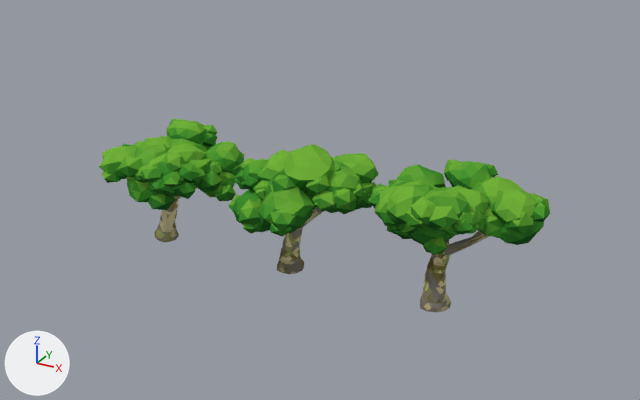
A saved change to the Blender file art/blend/plane_tree.blend.
One viewpoint serves both versions: a 50 mm lens placed at (21.2, -35.4, 21.8), pointed at (1.5, 0.5, 3.9). Lighting does not change. The marker at lower left points along +X, +Y and +Z. The older version comes first.

Names of what the first picture shows: 'plane_tree_a', 'plane_tree_b', 'plane_tree_c'.
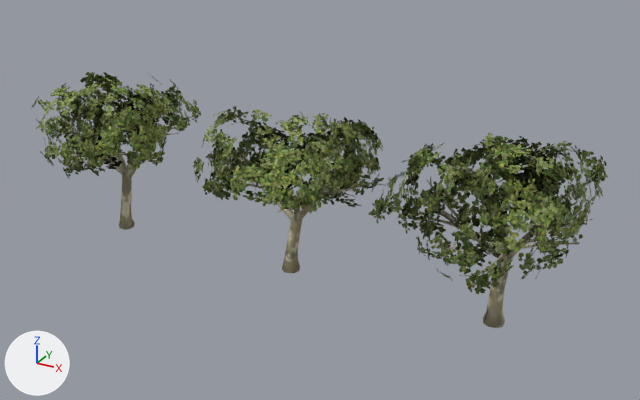
The change, as a diff of the scene's bpy script:
```diff
--- a/art/blend/plane_tree.blend.py
+++ b/art/blend/plane_tree.blend.py
@@ mat_leaves @@
+mat_leaves = bpy.data.materials.new('Leaves')
+# uses the picture img_leaves_png
@@ me_plane_tree_a @@
-me_plane_tree_a.from_pydata(...)  # 1758 vertices, 3095 faces; spans x -2.5..5.1, y -3.96..2.99, z -0.26..6.47
+me_plane_tree_a.from_pydata(...)  # 1072 vertices, 886 faces; spans x -3.73..3.31, y -3.29..4.22, z -0.24..6.67
+# me_plane_tree_a part 1: the loose piece of 176 vertices spanning x -0.82..0.89, y -0.66..0.67, z -0.26..2.66 is rebuilt with 384 vertices and now spans x -0.53..0.57, y -0.44..0.46, z -0.24..3.26
+# me_plane_tree_a part 2: 57 loose pieces with 716 vertices, spanning x -2.5..5.1, y -3.96..2.83, z 2.99..6.27, are deleted
+# me_plane_tree_a part 3: 824 vertices removed from x -1.72..4.78, y -3.67..2.99, z 2.19..6.47; 664 vertices added at x -3.73..3.31, y -3.29..4.22, z 2.72..6.67
+# me_plane_tree_a part 4: the surface is now shaded smooth
+# other edits to the shape of me_plane_tree_a do not show in these pictures
 me_plane_tree_a.materials.append(mat_palette)
@@ me_plane_tree_b @@
-me_plane_tree_b.from_pydata(...)  # 1646 vertices, 2904 faces; spans x -2.78..4.26, y -4.1..3.68, z -0.19..7.22
+me_plane_tree_b.from_pydata(...)  # 888 vertices, 748 faces; spans x -3.62..4.38, y -3.52..4.06, z -0.23..5.95
+# me_plane_tree_b part 5: the loose piece of 176 vertices spanning x -0.83..0.72, y -0.62..0.78, z -0.19..2.55 is rebuilt with 384 vertices and now spans x -0.53..0.7, y -0.45..0.52, z -0.23..3.09
+# me_plane_tree_b part 6: the loose piece of 30 vertices spanning x 0.2..2.4, y -0.33..0.86, z 2.23..4.48 is rebuilt with 40 vertices and now spans x 0.26..1.82, y -0.19..1.4, z 2.68..5.19
+# me_plane_tree_b part 7: 52 loose pieces with 686 vertices, spanning x -2.78..4.26, y -4.1..3.58, z 2.57..6.35, are deleted
+# me_plane_tree_b part 8: 712 vertices removed from x -2.59..4.09, y -3.81..3.68, z 2.13..7.22; 440 vertices added at x -3.62..4.38, y -3.52..4.06, z 2.48..5.95
+# me_plane_tree_b part 9: the surface is now shaded smooth
+# other edits to the shape of me_plane_tree_b do not show in these pictures
 me_plane_tree_b.materials.append(mat_palette)
@@ me_plane_tree_c @@
-me_plane_tree_c.from_pydata(...)  # 1728 vertices, 3055 faces; spans x -3.24..5.1, y -3.68..3.44, z -0.21..6.89
+me_plane_tree_c.from_pydata(...)  # 1072 vertices, 886 faces; spans x -4.64..3.69, y -5.12..4.9, z -0.21..6.4
+# me_plane_tree_c part 10: the loose piece of 176 vertices spanning x -0.73..0.79, y -0.63..0.86, z -0.21..3.09 is rebuilt with 384 vertices and now spans x -0.5..0.59, y -0.47..0.58, z -0.21..3.58
+# me_plane_tree_c part 11: 51 loose pieces with 682 vertices, spanning x -3.04..5.1, y -3.68..3.44, z 3.6..6.75, are deleted
+# me_plane_tree_c part 12: 870 vertices removed from x -3.24..4.73, y -3.18..3.37, z 2.6..6.89; 688 vertices added at x -4.64..3.69, y -5.12..4.9, z 3.02..6.4
+# me_plane_tree_c part 13: the surface is now shaded smooth
 me_plane_tree_c.materials.append(mat_palette)
@@ ob_plane_tree_a @@
 ob_plane_tree_a = bpy.data.objects.new('plane_tree_a', me_plane_tree_a)
-ob_plane_tree_a.location = (-8.0, 0.0, 0.0)
+ob_plane_tree_a.location = (-11.0, 0.0, 0.0)
 _m = ob_plane_tree_a.modifiers.new('Triangulate', 'TRIANGULATE')
@@ ob_plane_tree_c @@
 ob_plane_tree_c = bpy.data.objects.new('plane_tree_c', me_plane_tree_c)
-ob_plane_tree_c.location = (8.0, 0.0, 0.0)
+ob_plane_tree_c.location = (11.0, 0.0, 0.0)
 _m = ob_plane_tree_c.modifiers.new('Triangulate', 'TRIANGULATE')
@@ ob_plane_tree_c_leaves @@
+ob_plane_tree_c_leaves = bpy.data.objects.new('plane_tree_c_leaves', me_plane_tree_c_leaves)  # 1680 vertices, 420 faces; spans x -5.93..4.09, y -6.29..5.92, z 3.27..9.48; modifiers TRIANGULATE
+ob_plane_tree_c_leaves.location = (11.0, 0.0, 0.0)
@@ ob_plane_tree_b_leaves @@
+ob_plane_tree_b_leaves = bpy.data.objects.new('plane_tree_b_leaves', me_plane_tree_b_leaves)  # 1520 vertices, 380 faces; spans x -4.9..4.42, y -5.64..5.5, z 3.3..8.75; modifiers TRIANGULATE
+ob_plane_tree_b_leaves.location = (0.0, 0.0, 0.0)
@@ ob_plane_tree_a_leaves @@
+ob_plane_tree_a_leaves = bpy.data.objects.new('plane_tree_a_leaves', me_plane_tree_a_leaves)  # 1600 vertices, 400 faces; spans x -4.79..3.83, y -4.87..4.8, z 2.82..8.74; modifiers TRIANGULATE
+ob_plane_tree_a_leaves.location = (-11.0, 0.0, 0.0)
```

Pixel boxes (x1, y1, x2, y2) of what changed, in the pictures (640 x 400 px; the box of a moved part takes in the faces that stretch with it):
'plane_tree_c_leaves', added (green): after (368, 133, 608, 294)
'plane_tree_c', reshaped, moved (7% wider): before (368, 160, 550, 312); after (398, 173, 592, 328)
'plane_tree_b_leaves', added (green): after (193, 106, 384, 213)
'plane_tree_b', reshaped: before (228, 144, 378, 274); after (230, 148, 386, 273)
'plane_tree_a', reshaped, moved: before (99, 119, 244, 242); after (50, 108, 194, 230)
'plane_tree_a_leaves', added (green): after (31, 72, 201, 178)
part 1 of me_plane_tree_a, rebuilt: before (154, 200, 179, 242); after (119, 173, 135, 230)
part 2 of me_plane_tree_a, deleted (green): before (102, 119, 242, 210)
part 3 of me_plane_tree_a, moved or reshaped: before (99, 120, 244, 202); after (50, 108, 194, 180)
part 5 of me_plane_tree_b, rebuilt: before (277, 227, 304, 274); after (282, 213, 302, 273)
part 6 of me_plane_tree_b, rebuilt: before (301, 208, 322, 228); after (300, 172, 333, 219)
part 7 of me_plane_tree_b, deleted (green): before (228, 158, 376, 237)
part 8 of me_plane_tree_b, moved or reshaped: before (232, 144, 378, 233); after (230, 148, 386, 222)
part 10 of me_plane_tree_c, rebuilt: before (420, 254, 451, 312); after (483, 253, 511, 328)
part 11 of me_plane_tree_c, deleted (green): before (368, 160, 550, 255)
part 12 of me_plane_tree_c, moved or reshaped: before (372, 161, 544, 256); after (398, 173, 592, 264)
